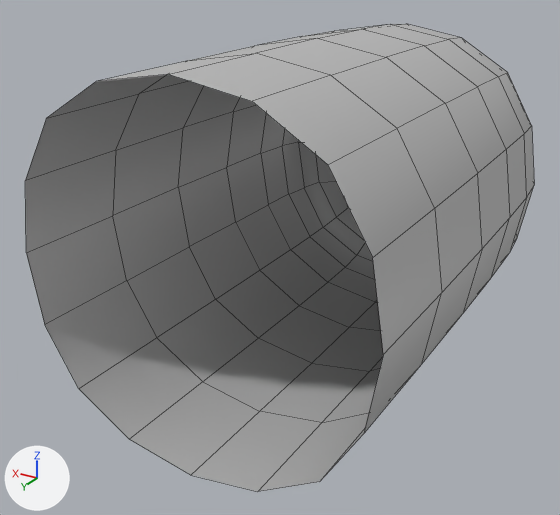
The FBX model Assets/Meshes/Interactibles/Common/SM_Knob_001.fbx, before and after one commit.
The view is the same before and after, from a camera (50 mm lens) standing at (-0.155, 0.192, 0.12) and looking at (0.013, -0.088, -0.02). Every picture has the same lights, and +X, +Y and +Z are marked at lower left. Mesh edges are drawn as thin lines. Where no turn or scale is listed for an object, it has been applied to the vertices.

Names of what the first picture shows: 'SM_Knob_001'.
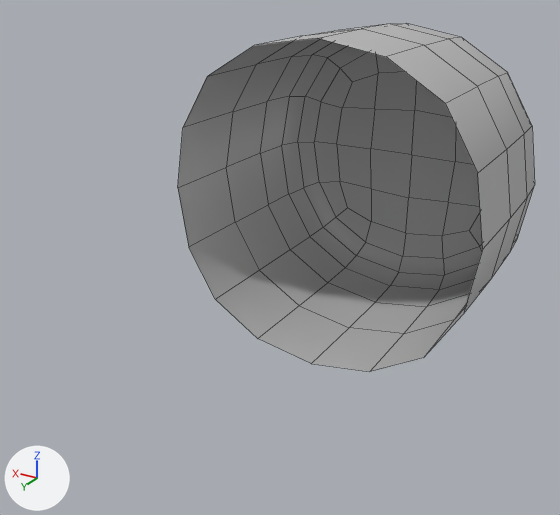
The newer file is also turned or shifted as a whole; pictures and numbers use the older file's frame.

The change, as a list of edits to the scene's bpy script:
```text
Change me_mesh:
    used by ob_sm_knob_001; location = (0.0, 0.0, 0.0)
    remove me_mesh.from_pydata(...)  # 153 vertices, 144 faces; spans x -0.077..0.077, y -0.212..0.0, z -0.077..0.077
    add me_mesh.from_pydata(...)  # 121 vertices, 112 faces; spans x -0.077..0.077, y -0.212..-0.097, z -0.077..0.077
    me_mesh part 1
    32 vertices are removed from x -0.077..0.077, y -0.05..0.0, z -0.077..0.077
    32 faces are deleted
```

Changed parts and their boxes [x1, y1, x2, y2] in the pictures (560 x 515 px):
'SM_Knob_001', reshaped (30% narrower, 26% shorter): before [25, 24, 534, 492]; after [178, 24, 534, 372]
part 1 of me_mesh, deleted: before [25, 39, 482, 492]
